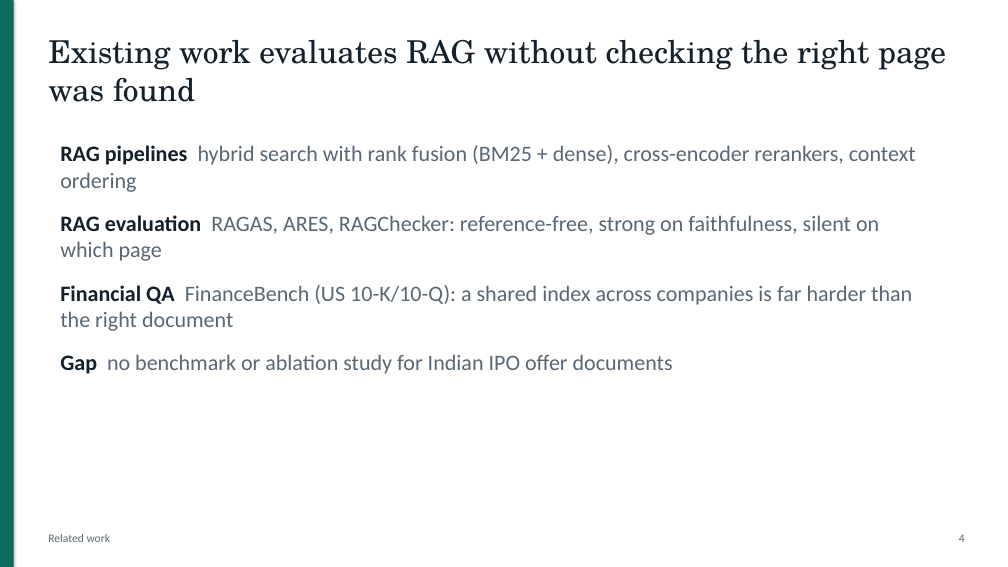
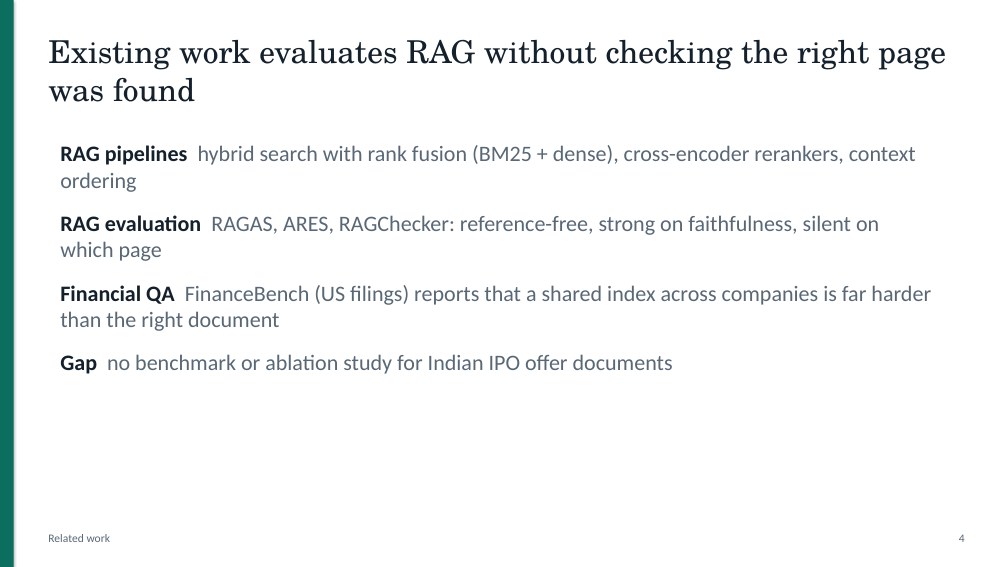
Before and after one commit to DarkkReaper007/RAG-for-financial-analysis, a slide deck: slide 4 of paper/slides.pptx. Drawn at 1008x567 pixels with LibreOffice and Linux fonts; fonts in the diff are those of the drawing. Boxes give left, top, right and bottom in pixels: in the first picture for what was removed or moved away, otherwise in the second. Text is boxed around its words. In the diff, an @@ line names an element or a change of style, - is before the commit and + after.

```diff
--- a/paper/slides.pptx
+++ b/paper/slides.pptx
@@ text at [60,285,931,331]: text changed @@
-Financial QA FinanceBench (US 10-K/10-Q): a shared index across companies is far harder than the right document
+Financial QA FinanceBench (US filings) reports that a shared index across companies is far harder than the right document
```
Also in this commit, not shown: 7 other slides changed, 1 slide removed, 14 other files.
